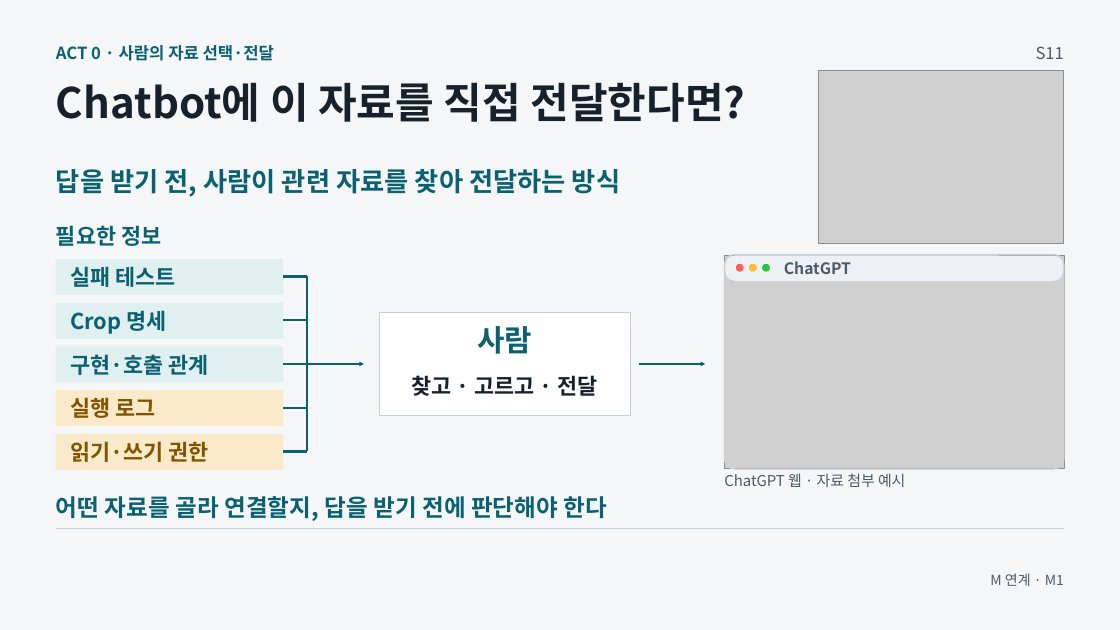
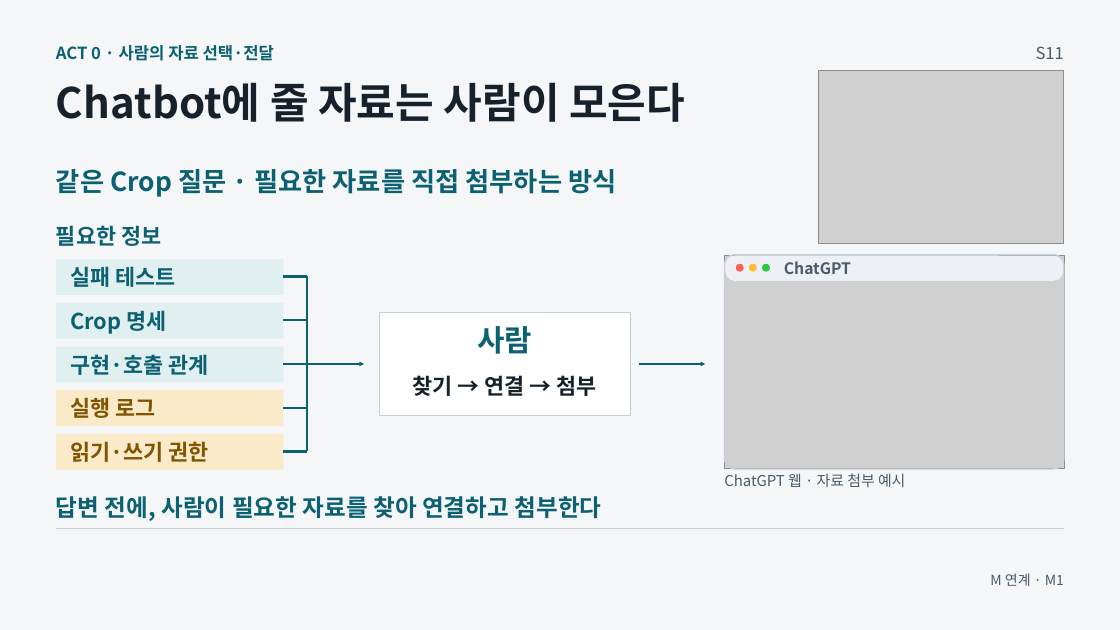
Before and after one commit to GideokKim/ai-dev-training, a slide deck: slide 11 of production/ACT_0.pptx. Drawn at 1120x630 pixels with LibreOffice and Linux fonts; fonts in the diff are those of the drawing; grey boxes stand for pictures. Boxes give left, top, right and bottom in pixels: in the first picture for what was removed or moved away, otherwise in the second. Text is boxed around its words. In the diff, an @@ line names an element or a change of style, - is before the commit and + after.

```diff
--- a/production/ACT_0.pptx
+++ b/production/ACT_0.pptx
@@ text at [56, 82, 685, 122]: text changed @@
-Chatbot에 이 자료를 직접 전달한다면?
+Chatbot에 줄 자료는 사람이 모은다
@@ text at [56, 169, 616, 197]: text changed @@
-답을 받기 전, 사람이 관련 자료를 찾아 전달하는 방식
+같은 Crop 질문 · 필요한 자료를 직접 첨부하는 방식
@@ text at [413, 375, 597, 396]: text changed @@
-찾고 · 고르고 · 전달
+찾기 → 연결 → 첨부
@@ text at [56, 496, 602, 521]: text changed @@
-어떤 자료를 골라 연결할지, 답을 받기 전에 판단해야 한다
+답변 전에, 사람이 필요한 자료를 찾아 연결하고 첨부한다
```
Also in this commit, not shown: 5 other slides changed, 1 slide added, 1 slide removed, 41 other files.
